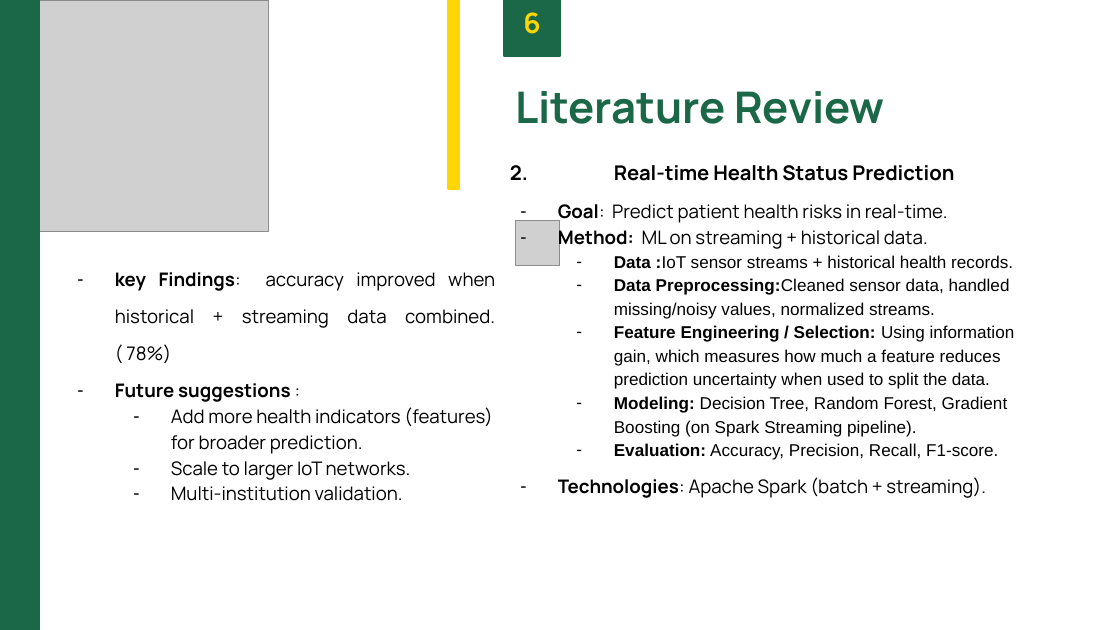
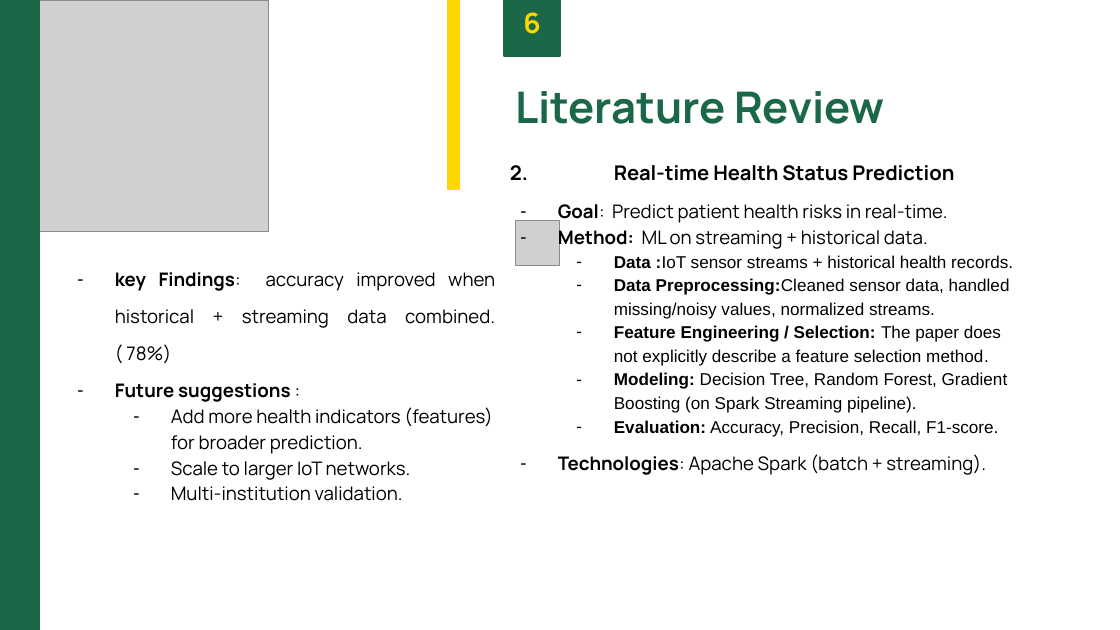
Before and after one commit to be-great/Big_Data_Analytics_in_Healthcare, a slide deck: slide 8 of Bigdata.pptx. Drawn at 1120x630 pixels with LibreOffice and Linux fonts; fonts in the diff are those of the drawing; grey boxes stand for pictures. Boxes give left, top, right and bottom in pixels: in the first picture for what was removed or moved away, otherwise in the second. Text is boxed around its words. In the diff, an @@ line names an element or a change of style, - is before the commit and + after.

```diff
--- a/Bigdata.pptx
+++ b/Bigdata.pptx
@@ text at box(614, 325, 1001, 366): text changed @@
-  – Feature Engineering / Selection: Using information gain, which measures how much a feature reduces prediction uncertainty when used to split the data.
+  – Feature Engineering / Selection: The paper does not explicitly describe a feature selection method.
```
Also in this commit, not shown: 4 other slides changed, 1 other file.
